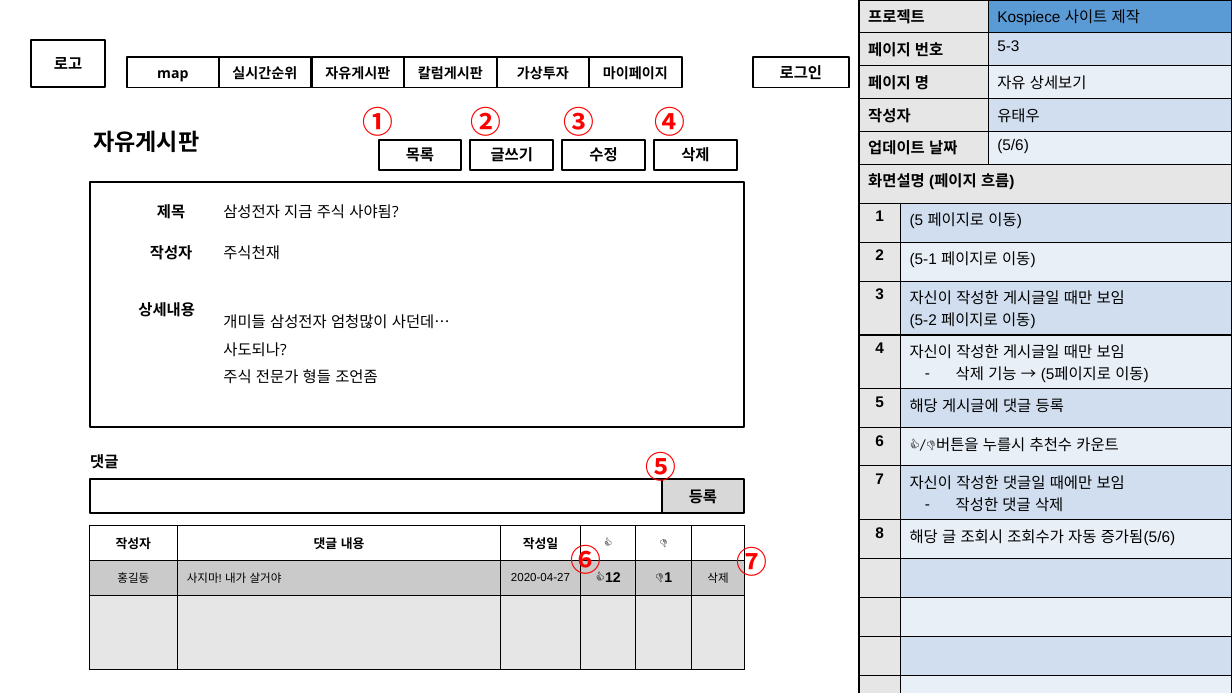
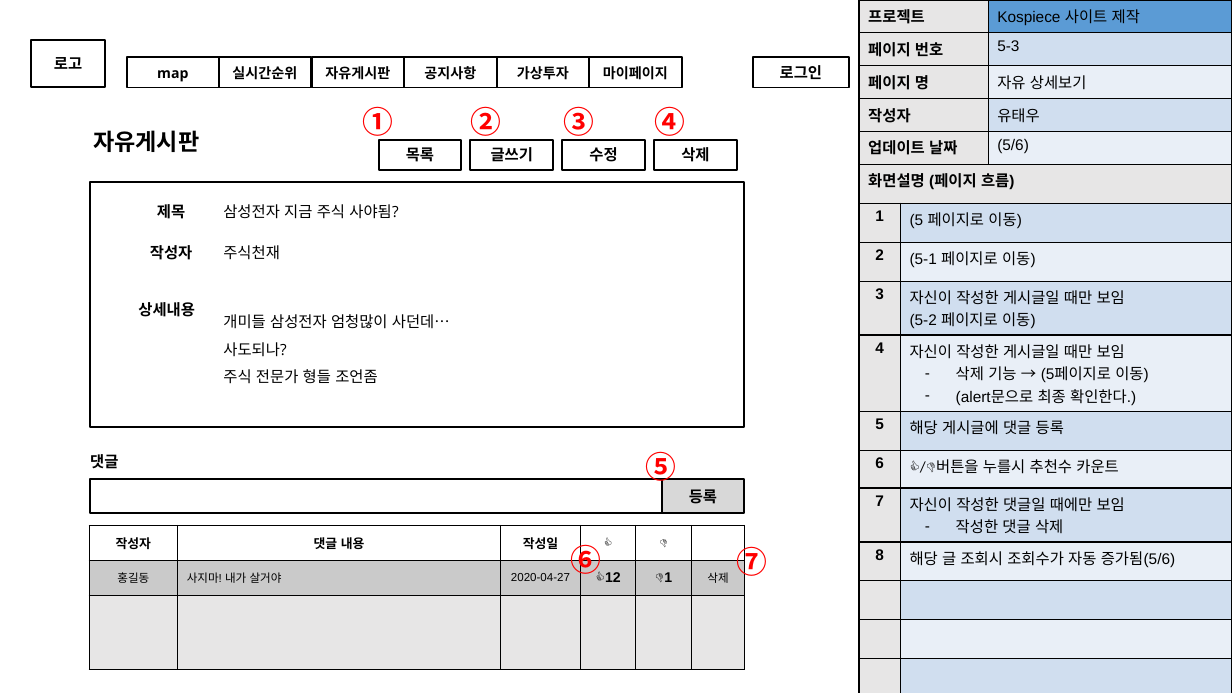
Before and after one commit to aa991102/kospiece, a slide deck: slide 32 of PersonalFolder/modeling/코스피스-스토리보드-통합.pptx. Drawn at 1232x693 pixels with LibreOffice and Linux fonts; fonts in the diff are those of the drawing. Boxes give left, top, right and bottom in pixels: in the first picture for what was removed or moved away, otherwise in the second. Text is boxed around its words. In the diff, an @@ line names an element or a change of style, - is before the commit and + after.

```diff
--- a/PersonalFolder/modeling/코스피스-스토리보드-통합.pptx
+++ b/PersonalFolder/modeling/코스피스-스토리보드-통합.pptx
@@ text in rectangle at (424,66,476,80): text changed @@
-칼럼게시판
+공지사항
@@ table at (860,165,1232,693) @@
-row 5, column 2: 자신이 작성한 게시글일 때만 보임 / 삭제 기능 → (5페이지로 이동)
+row 5, column 2: 자신이 작성한 게시글일 때만 보임 / 삭제 기능 → (5페이지로 이동) / (alert문으로 최종 확인한다.)
```
Also in this commit, not shown: 11 other slides changed, 8 other files.
